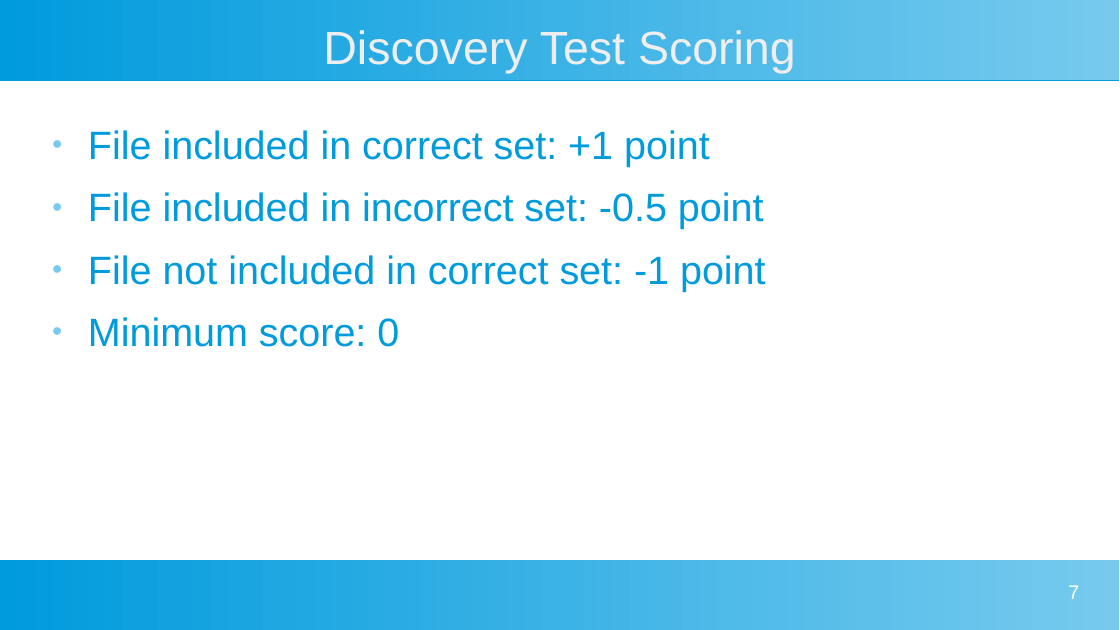
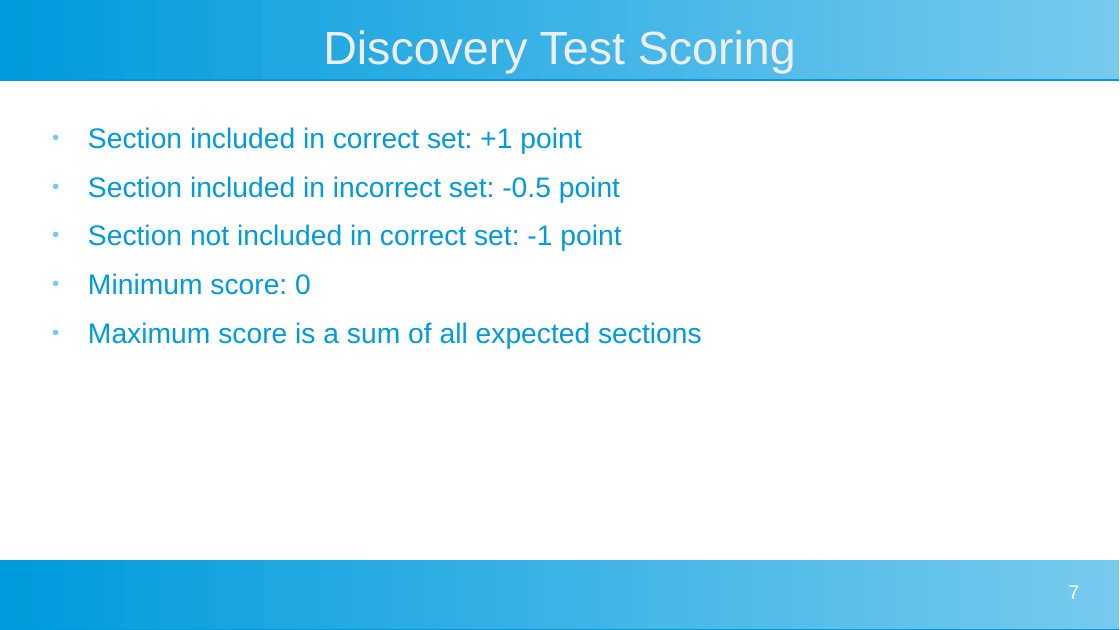
Before and after one commit to DarlowieTechnology/a_bridge_too_far, a slide deck: slide 7 of architecture/Discovery Workflow.pptx. Drawn at 1120x630 pixels with LibreOffice and Linux fonts; fonts in the diff are those of the drawing. Boxes give left, top, right and bottom in pixels: in the first picture for what was removed or moved away, otherwise in the second. Text is boxed around its words. In the diff, an @@ line names an element or a change of style, - is before the commit and + after.

Commit message:
Discover tests

```diff
--- a/architecture/Discovery Workflow.pptx
+++ b/architecture/Discovery Workflow.pptx
@@ text at (x1=88, y1=127, x2=621, y2=251): text changed; size 28 to 20 pt @@
-● File included in correct set: +1 point
-● File included in incorrect set: -0.5 point
-● File not included in correct set: -1 point
+● Section included in correct set: +1 point
+● Section included in incorrect set: -0.5 point
+● Section not included in correct set: -1 point
@@ text at (x1=88, y1=273, x2=311, y2=295): size 28 to 20 pt in "Minimum score: 0" @@
@@ text at (x1=88, y1=322, x2=702, y2=349): paragraph added @@
+● Maximum score is a sum of all expected sections
```
Also in this commit, not shown: 2 other slides changed, 1 slide added, 4 other files.
